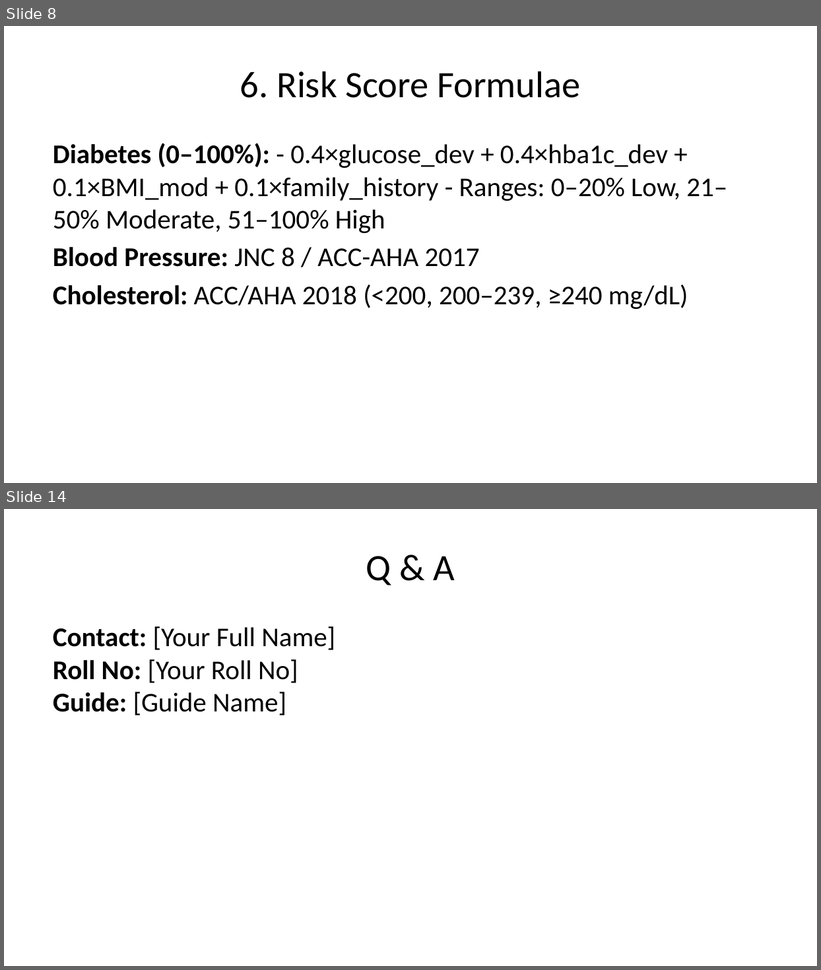
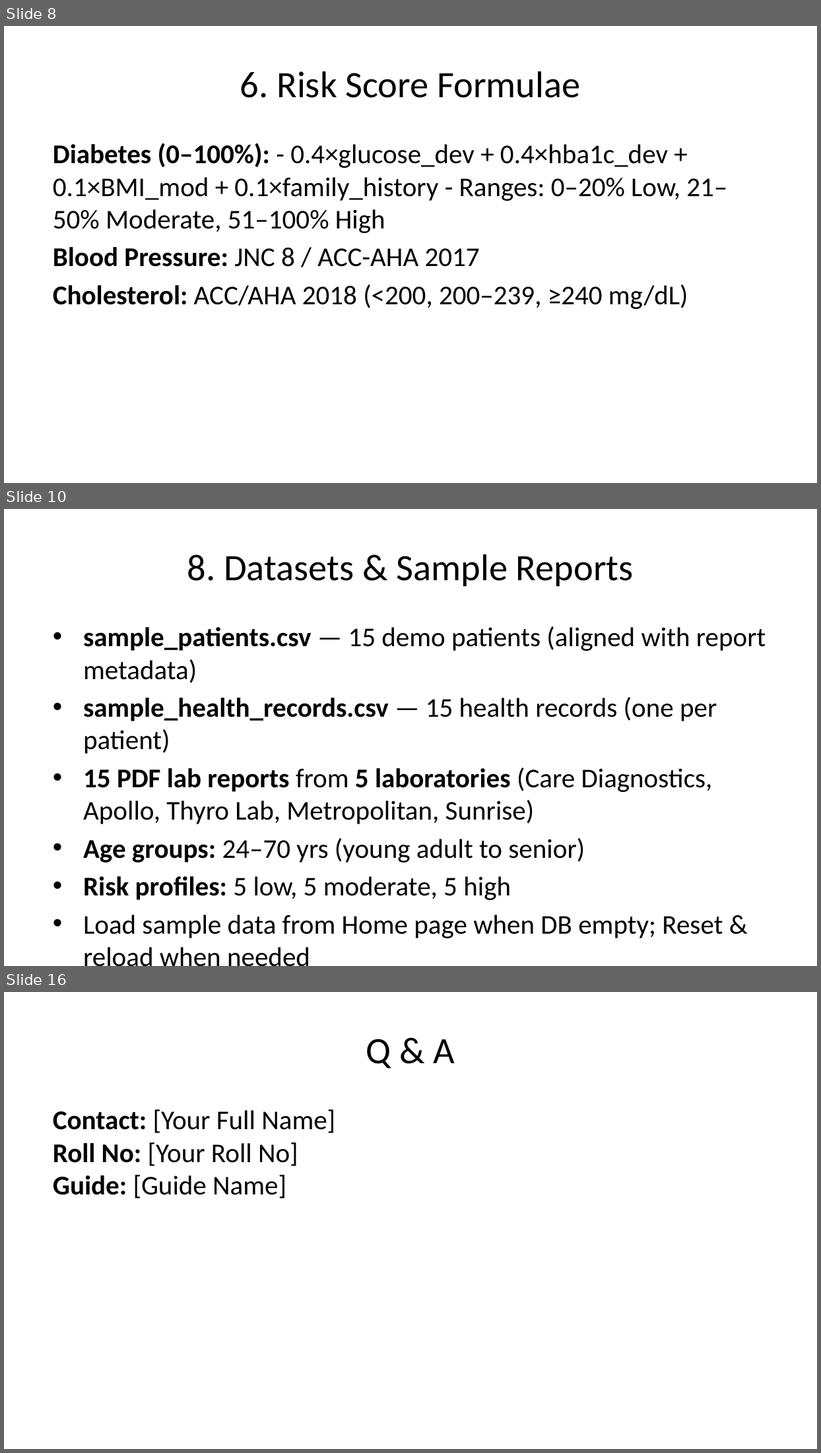
Before and after one commit to itsmehari/MedGuardian, a slide deck: MedGuardian_Presentation.pptx. Shown one above the other, each under a label of ours: slides 8 and 14 before the commit, slides 8, 10 and 16 after it; the slides between them are not shown. The pictures are 821x970 and 821x1453 pixels, drawn with LibreOffice and Linux fonts; fonts in the diff are those of the drawing. Boxes give left, top, right and bottom in pixels: in the first picture for what was removed or moved away, otherwise in the second. Text is boxed around its words. In the diff, an @@ line names an element or a change of style, - is before the commit and + after.

```diff
--- a/MedGuardian_Presentation.pptx
+++ b/MedGuardian_Presentation.pptx
@@ slide 10 added at (4,509,817,966), background #FFFFFF @@
@@ title added at (187,554,634,586), 33 pt, text #000000 @@
+8. Datasets & Sample Reports
@@ text added at (83,626,766,939), 24 pt, text #000000 @@
+• sample_patients.csv — 15 demo patients (aligned with report metadata)
+• sample_health_records.csv — 15 health records (one per patient)
+• 15 PDF lab reports from 5 laboratories (Care Diagnostics, Apollo, Thyro Lab, Metropolitan, Sunrise)
+• Age groups: 24–70 yrs (young adult to senior)
+• Risk profiles: 5 low, 5 moderate, 5 high
+• Load sample data from Home page when DB empty; Reset & reload when needed
@@ what was slide 14 is now slide 16 @@
```
Also in this commit, not shown: 9 slides changed, 1 other slide added, 4 other files.
